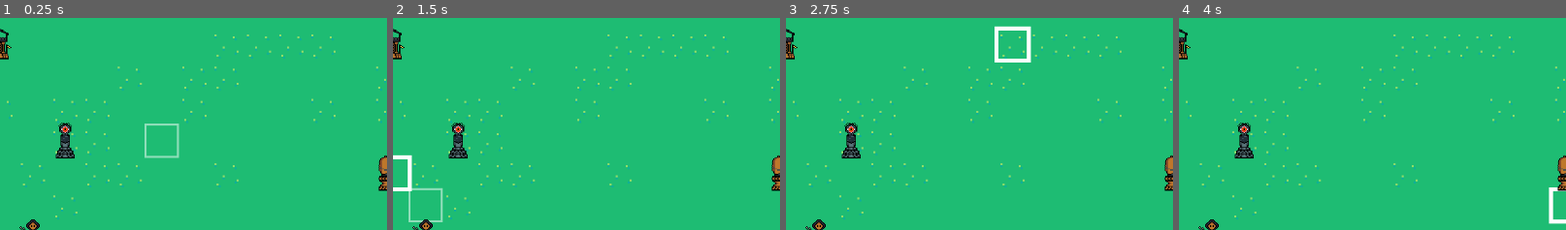
Above: before the commit, frames 1-4 (left to right).
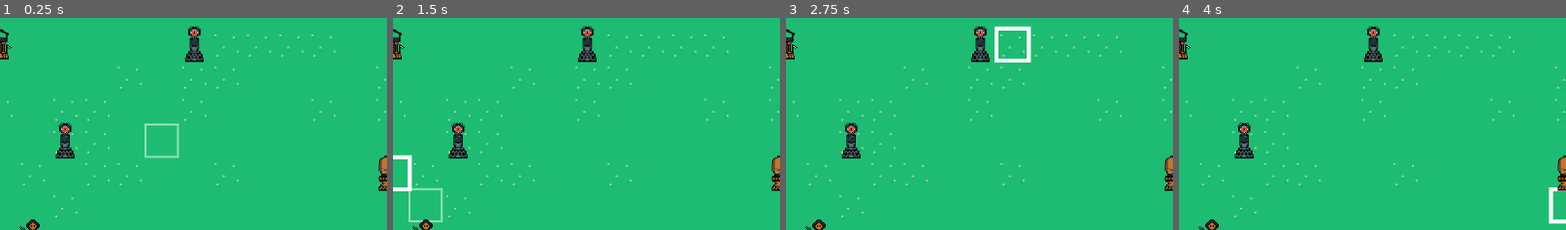
Above: after the commit, the same moments.

Repository: mjura1/gamejam-2025
Game: Godot game, scene res://Scenes/node.tscn
Same seed, same stepped clock (60 frames per second), same inputs: the game is played once before the commit and once after it.
Inputs (mouse positions are % of the whole screen's width and height, from its top left):
- Up to frame 1 (0.25 s): no input
- Up to frame 2 (1.5 s): tap Enter at 0.5 s; move the mouse to (72, 46) at 0.52 s; click (72, 46) at 0.67 s; tap Space at 1.25 s; drag from (30, 56) to (45, 72) at 1.27 s
- Up to frame 3 (2.75 s): tap Enter at 2 s; move the mouse to (60, 29) at 2.02 s; click (60, 29) at 2.17 s
- Up to frame 4 (4 s): tap Space at 2.75 s; drag from (45, 72) to (20, 36) at 2.77 s; tap Enter at 3.5 s; move the mouse to (80, 66) at 3.52 s; click (80, 66) at 3.67 s
The pictures show only the part of the screen within x 31-81%, y 20-70%; the shares and areas given below are measured in that part.

The runs differ from the first frame. In frame 1, 0.6% of the frame differs, in the area x 47-53%, y 3-22%; in frame 2, 0.6%; in frame 3, 0.6%; in frame 4, 0.6%.

Commit message:
Added basic battle logic and player manager
added battle controller, turn manager, detects win if enemies are dead, game tracks player state, food, party

Diff:
--- /dev/null
+++ b/team-berry-game/Battle/battle_controller.tscn
@@ -0,0 +1,6 @@
+[gd_scene load_steps=2 format=3 uid="uid://gexf8t8dh7sm"]
+
+[ext_resource type="Script" uid="uid://btrseynheam2u" path="res://Scripts/TileMap/BattleController.gd" id="1_0uuqs"]
+
+[node name="BattleController" type="Node"]
+script = ExtResource("1_0uuqs")
--- a/team-berry-game/Scenes/node.tscn
+++ b/team-berry-game/Scenes/node.tscn
@@ -11,6 +11,7 @@
 [ext_resource type="PackedScene" uid="uid://xineak3b25qd" path="res://Scenes/CharacterPiecesNodes/Ally/pawn.tscn" id="9_63ye5"]
 [ext_resource type="Script" uid="uid://bo8wupstu0hfb" path="res://Scenes/move_highlighter.gd" id="10_6e2d7"]
 [ext_resource type="PackedScene" uid="uid://v5hjm232cawo" path="res://Scenes/CharacterPiecesNodes/Enemy/enemy_bishop.tscn" id="11_tjbu5"]
+[ext_resource type="PackedScene" uid="uid://gexf8t8dh7sm" path="res://Battle/battle_controller.tscn" id="12_nivui"]
 
 [sub_resource type="TileSetAtlasSource" id="TileSetAtlasSource_112p8"]
 texture = ExtResource("2_2itt3")
@@ -408,7 +409,7 @@
 [node name="TileSelector" type="Node2D" parent="."]
 script = ExtResource("5_63ye5")
 
-[node name="Bishop" parent="." instance=ExtResource("6_2itt3")]
+[node name="Bishop" parent="." groups=["characters"] instance=ExtResource("6_2itt3")]
 position = Vector2(129, 145)
 scale = Vector2(0.1, 0.1)
 
@@ -427,3 +428,8 @@
 
 [node name="EnemyBishop" parent="." instance=ExtResource("11_tjbu5")]
 position = Vector2(156, 98)
+
+[node name="BattleController" parent="." instance=ExtResource("12_nivui")]
+
+[node name="EnemyBishop2" parent="." instance=ExtResource("11_tjbu5")]
+position = Vector2(214, 49)
--- a/team-berry-game/Scripts/CharacterPieces/base_character.gd
+++ b/team-berry-game/Scripts/CharacterPieces/base_character.gd
@@ -3,20 +3,26 @@
 
 var grid_pos: Vector2i
 
-@onready var tile_map = get_node("/root/Node/Map/TileMapLayer")
+@onready var tile_map = get_node("/root/Node/Map/TileMapLayer") # Ohranimo to, če je pot res fiksna
+@onready var player_manager = get_node("/root/PlayerManager")
 
 @export var selected: bool = false
 @export var move_range: int = 1
-@export var grid_manager: Node
-@export var is_enemy: bool = false # NEW: Za razlikovanje med ekipami in tarčami napada
+# Če GridManager ni nikoli ročno nastavljen v urejevalniku, naj bo to @onready:
+@onready var grid_manager = get_node("/root/Node/GridManager")
+
+
+@export var is_enemy: bool = false
 
 func _ready():
-	grid_manager = get_node("/root/Node/GridManager")
-	grid_pos = grid_manager.world_to_grid(global_position)
-	global_position = grid_manager.grid_to_world(grid_pos)
-	grid_manager.occupy(grid_pos, self)
+	if is_instance_valid(grid_manager):
+		grid_pos = grid_manager.world_to_grid(global_position)
+		global_position = grid_manager.grid_to_world(grid_pos)
+		grid_manager.occupy(grid_pos, self)
+	else:
+		print("POZOR: GridManager še ni pripravljen za %s" % self.name)
+		pass
 
-# 🔹 ABSTRAKTNA FUNKCIJA: Vračanje smeri, določene s figuro (Bishop, Rook, Knight, itd.)
 func get_move_directions() -> Array[Vector2i]:
 	return []
 
@@ -72,6 +78,17 @@
 # Odstranitev figure iz igre (umre)
 func die():
 	grid_manager.vacate(grid_pos) # Osvobodi polje
+
+	if not is_enemy:
+		# Če umre zaveznik, ga odstranimo iz seznama aktivnih figur igralca
+		if player_manager.active_party.has(self):
+			player_manager.active_party.erase(self)
+			print("Zaveznik umrl. Preostali aktivni party size: %d" % player_manager.active_party.size())
+
+			# TODO: Preverjanje pogojev za konec igre (Game Over)
+			if player_manager.active_party.is_empty():
+				print("GAME OVER")
+
 	queue_free() # Uniči vozlišče
 	print("Figura je bila uničena in odstranjena.")
 
--- /dev/null
+++ b/team-berry-game/Scripts/Player/PlayerManager.gd
@@ -0,0 +1,52 @@
+# res://Scripts/PlayerManager.gd
+extends Node
+
+# Inventar
+var food: int = 5
+var leather: int = 0
+# TODO: Dodajte še druge predmete (pelt/leather)
+
+# Party
+# Ta seznam hrani SCENE (datoteke .tscn) ali shranjene podatke za figure.
+# Za zdaj bomo hranili reference na pripeto skripto, ko bo figura v bitki.
+var active_party: Array = []
+var max_party_size: int = 4
+
+# Ta array bo vseboval vse figure, ki jih ima igralec, tudi tiste v campu.
+var all_player_pieces: Array = []
+
+# Funkcija za dodajanje figure v aktivno ekipo
+func add_to_active_party(character: Node):
+	if character.is_enemy == false and not active_party.has(character):
+		active_party.append(character)
+		print("PlayerManager: Dodana figura. Nova velikost ekipe: %d" % active_party.size())
+
+func _ready():
+	print("PlayerManager naložen. Hrana: %d, Party size: %d" % [food, active_party.size()])
+
+# Funckija, ki jo kličemo, ko se začne bitka
+func setup_battle_party(active_characters_on_grid: Array):
+	# Ta funkcija se kliče iz GridManagerja, ko so figure ustvarjene
+	active_party = active_characters_on_grid
+
+# Funckija za porabo hrane (za revive ali rest)
+func use_food(amount: int) -> bool:
+	if food >= amount:
+		food -= amount
+		print("Porabljena hrana. Ostalo: %d" % food)
+		return true
+	return false
+
+# Funckija za dodajanje usnja/krzna
+func add_leather(amount: int):
+	leather += amount
+	print("Dodan leather. Skupaj: %d" % leather)
+
+# Funckija za oživitev figure (TODO: implementacija)
+func revive_character(character_data) -> bool:
+	# Kličemo, ko imamo revivanje v campu.
+	if use_food(1): # ali ustrezen strošek hrane
+		# Koda za oživitev/dodajanje nazaj v all_player_pieces
+		print("Figura oživljena.")
+		return true
+	return false
--- /dev/null
+++ b/team-berry-game/Scripts/TileMap/BattleController.gd
@@ -0,0 +1,73 @@
+# res://Scripts/BattleController.gd
+extends Node
+
+# Stanja igre: Kdo je na vrsti.
+enum TurnState {
+	PLAYER_TURN,
+	ENEMY_TURN
+}
+
+var current_state = TurnState.PLAYER_TURN
+
+# REFERENCE:
+# Dobi referenco na Singleton, da preveri Game Over pogoje.
+@onready var player_manager = get_node("/root/PlayerManager")
+# TODO: Dobi referenco na GridManager, da kasneje najde sovražnike.
+# @onready var grid_manager = get_node("/root/Node/GridManager")
+
+
+func _ready():
+	print("Igra se je začela! Na vrsti je igralec.")
+	start_player_turn()
+
+# ----------------- IGRALČEVE POTEZE -----------------
+
+func start_player_turn():
+	current_state = TurnState.PLAYER_TURN
+	print(">> Na vrsti je Igralec!")
+	# V prihodnosti: Kličemo signal, da se prikažejo UI elementi (gumb za konec poteze, itd.)
+
+# Funkcija, ki jo kliče input controller po uspešnem premiku ali zajetju
+func end_player_turn():
+	# 1. Preverjanje Game Over (če je igralec ravnokar izgubil zadnjo figuro)
+	if player_manager.active_party.is_empty():
+		# To je že obravnavano v BaseCharacter.die(), a vseeno dobro za centralizirano preverjanje.
+		print("GAME OVER - Igralec poražen.")
+		return
+
+	# 2. Preverjanje Pogojev Zmage
+	# TODO: Preveri, ali so na plošči ostali še kakšni sovražniki. Če ne, kličemo Game Win.
+
+	# 3. Preklop na AI
+	start_enemy_turn()
+
+# ----------------- SOVRAŽNIKOVE POTEZE -----------------
+
+func start_enemy_turn():
+	current_state = TurnState.ENEMY_TURN
+	print(">> Na vrsti je Sovražnik!")
+
+	# To je del, ki ga bomo v naslednji fazi zamenjali z AI logiko.
+	# Za zdaj le simuliramo potezo s čakanjem:
+
+	var timer = Timer.new()
+	timer.one_shot = true # Nastavimo ga kot one-shot, če želimo enostavno
+	add_child(timer)
+
+	timer.start(1.0)
+
+	# KLJUČNI POPRAVEK: Zamenjamo 'yield(timer, "timeout")' z 'await timer.timeout'
+	await timer.timeout
+
+	timer.queue_free()
+
+	end_enemy_turn()
+
+func end_enemy_turn():
+	# Preverjanje Game Over po sovražnikovi potezi
+	if player_manager.active_party.is_empty():
+		print("GAME OVER - Igralec poražen.")
+		return
+
+	# Preklop nazaj na igralca
+	start_player_turn()
--- a/team-berry-game/Scripts/TileMap/grid_manager.gd
+++ b/team-berry-game/Scripts/TileMap/grid_manager.gd
@@ -1,12 +1,65 @@
+# res://Scripts/GridManager.gd
 extends Node
+class_name GridManager
 
-var grid_manager: Node = null
+# REFERENCE:
+@onready var player_manager = get_node("/root/PlayerManager")
+# OPOMBA: Če figure nimajo BaseCharacter skripte, boste morali GridManager dodati BaseCharacter referenco tukaj.
 
 # Size of one grid cell (match your TileMap)
 var cell_size: Vector2 = Vector2(16, 16)
 
 # Stores objects by their grid location
-var occupied := {}  # Example: occupied[Vector2i(3,4)] = character reference
+var occupied := {} # Primer: occupied[Vector2i(3,4)] = character reference
+
+# ----------------- INITIALIZATION -----------------
+
+func _ready():
+	# Pokličemo funkcijo za registracijo figur, ko je scena naložena.
+	register_all_characters_in_scene()
+	print("GridManager: Pripravljen.")
+
+
+# FUNKCIJA ZA REGISTRACIJO FIGUR
+func register_all_characters_in_scene():
+
+	# Dobimo vsa vozlišča v skupini "characters".
+	# Ta funkcija v Godotu 4 vrne PRAZNO polje, če skupina ne obstaja.
+	var character_nodes = get_tree().get_nodes_in_group("characters")
+
+	if character_nodes.is_empty():
+		push_error("KONČNA NAPAKA: Ni najdena nobena figura v skupini 'characters'. Prosimo, preverite, ali so vse figure dodane v to Godot Group.")
+		print("GridManager: Registracija figur končana. Velikost ekipe: 0")
+		return
+
+	var found_allies = 0
+
+	for node in character_nodes:
+		# NOVO: Izpišemo ime vsakega vozlišča, ki ga najdemo v skupini
+		print("Najdeno vozlišče v skupini 'characters': " + node.name)
+
+		if node is BaseCharacter:
+			var char = node as BaseCharacter
+
+			# 1. Registracija pozicije in GridManagerja
+			char.grid_manager = self
+			var grid_pos = world_to_grid(char.global_position)
+			occupy(grid_pos, char)
+			char.grid_pos = grid_pos
+
+			# 2. Registracija v PlayerManager
+			if not char.is_enemy:
+				player_manager.add_to_active_party(char)
+				found_allies += 1
+		else:
+			print("Opozorilo: Vozlišče v skupini 'characters' ni BaseCharacter: " + node.name)
+
+	if found_allies == 0:
+		push_error("OPOZORILO: Najdeni so karakterji, vendar nobeden ni zaveznik (is_enemy == false).")
+
+	print("GridManager: Registracija figur končana. Velikost ekipe po registraciji: %d" % player_manager.active_party.size())
+
+# ----------------- GRID UTILITY FUNCTIONS -----------------
 
 func world_to_grid(world_pos: Vector2) -> Vector2i:
 	return Vector2i(floor(world_pos.x / cell_size.x), floor(world_pos.y / cell_size.y))
@@ -19,7 +72,10 @@
 
 func occupy(grid_pos: Vector2i, obj):
 	if is_occupied(grid_pos):
-		push_error("Trying to occupy already occupied tile " + str(grid_pos))
+		# Pustimo opozorilo, vendar ne prekinemo, če je figura že tam.
+		# To se lahko zgodi, če BaseCharacter._ready in GridManager._ready kličeta hkrati.
+		# push_error("Trying to occupy already occupied tile " + str(grid_pos))
+		pass
 	else:
 		occupied[grid_pos] = obj
 
@@ -33,5 +89,10 @@
 		and grid_pos.y >= used_rect.position.y
 		and grid_pos.y < used_rect.position.y + used_rect.size.y
 	)
+
 func get_character_at(grid_pos: Vector2i) -> Node:
 	return occupied.get(grid_pos, null)
+
+# Funkcija za AI/BattleController
+func get_all_characters() -> Array:
+	return occupied.values()
--- a/team-berry-game/Scripts/TileMap/map_behaviour.gd
+++ b/team-berry-game/Scripts/TileMap/map_behaviour.gd
@@ -4,11 +4,15 @@
 @onready var grid_manager = get_node("/root/Node/GridManager")
 @onready var tile_map = get_node("/root/Node/Map/TileMapLayer")
 @onready var move_highlighter = get_node("/root/Node/MoveHighlighter")
+@onready var battle_controller = get_parent().get_node("BattleController")
 
 var selected_character: Node = null # trenutno izbrana figura
 
 func _input(event):
 	# Preverjanje dogodka klika miške (pravilno)
+	if battle_controller.current_state != battle_controller.TurnState.PLAYER_TURN:
+		return
+
 	if not (event is InputEventMouseButton and event.pressed and event.button_index == MOUSE_BUTTON_LEFT):
 		return
 
@@ -39,6 +43,7 @@
 				selected_character.selected = false
 				selected_character = null
 				move_highlighter.clear_moves()
+				battle_controller.end_player_turn()
 				get_viewport().set_input_as_handled()
 				return # KONEC: Zajetje je končano
 
@@ -87,6 +92,7 @@
 					selected_character.selected = false
 					selected_character = null
 					move_highlighter.clear_moves()
+					battle_controller.end_player_turn()
 					get_viewport().set_input_as_handled()
 					return
 
--- a/team-berry-game/project.godot
+++ b/team-berry-game/project.godot
@@ -18,6 +18,7 @@
 [autoload]
 
 GF="*res://Scripts/Map/GameFlow.gd"
+PlayerManager="*res://Scripts/Player/PlayerManager.gd"
 
 [input]
 
Not shown: 1 places in team-berry-game/Scenes/node.tscn that only renumber resources
Not shown, added: team-berry-game/Scripts/Player/PlayerManager.gd.uid
Not shown, added: team-berry-game/Scripts/TileMap/BattleController.gd.uid
